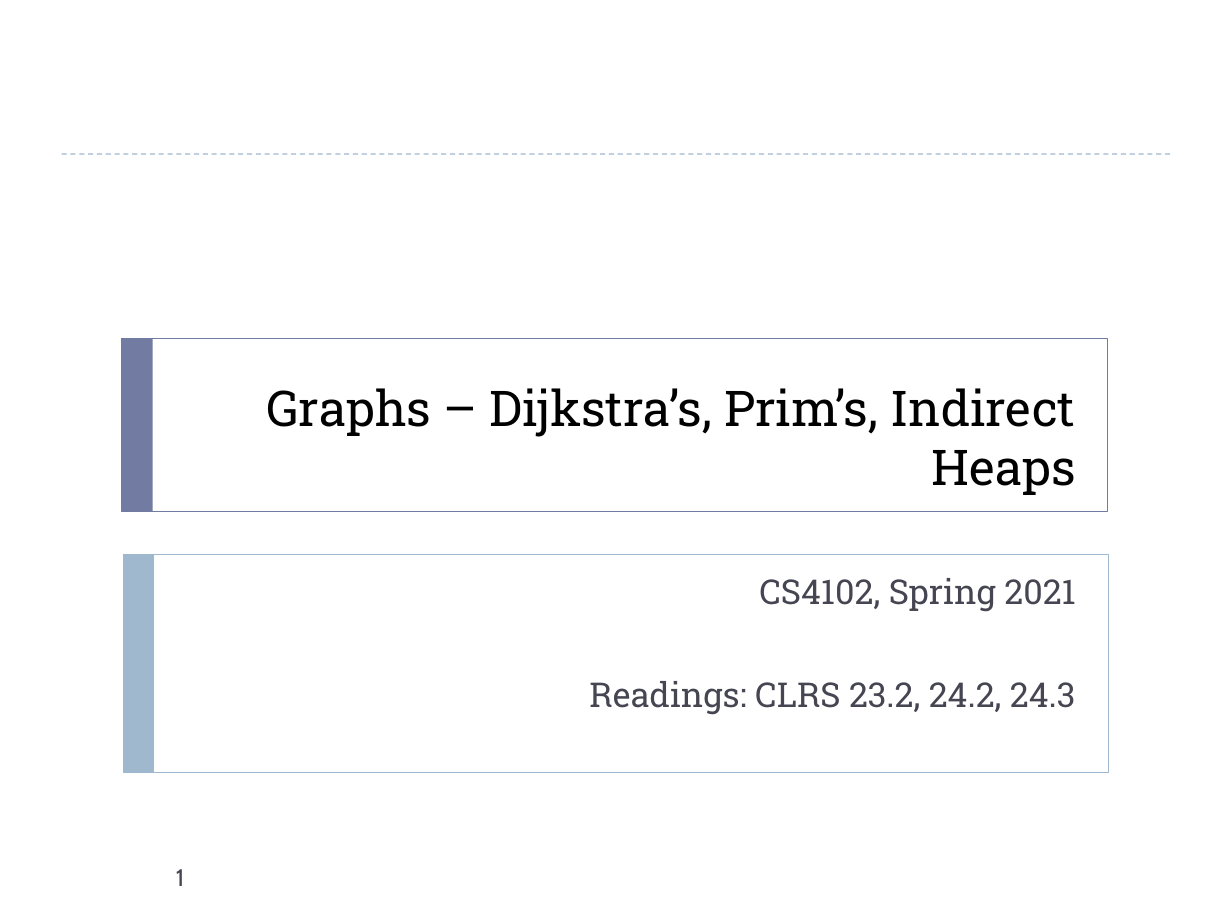
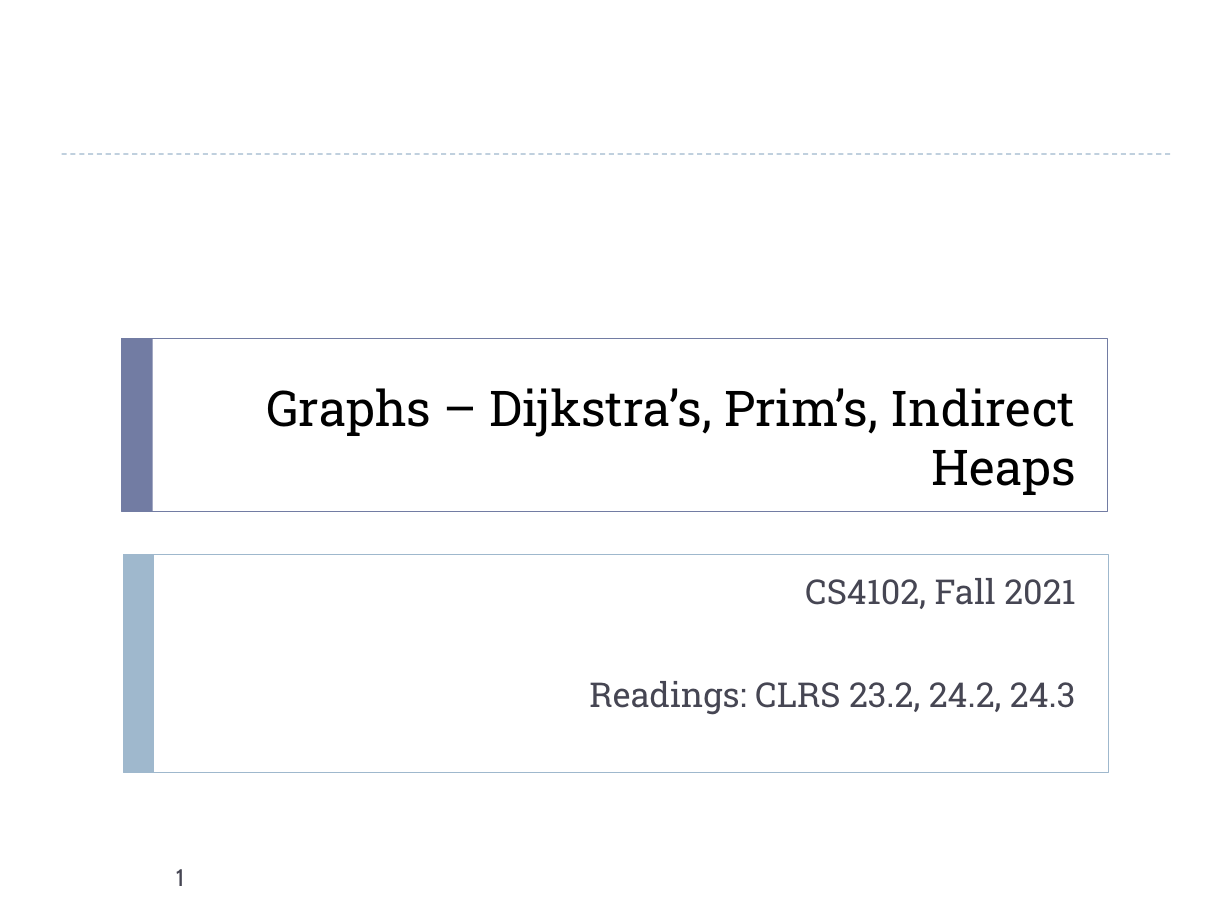
Before and after one commit to uva-cs/cs4102-f21, a slide deck: slide 1 of slides/dijkstraAndPrim.pptx. Drawn at 1232x924 pixels with LibreOffice and Linux fonts; fonts in the diff are those of the drawing. Boxes give left, top, right and bottom in pixels: in the first picture for what was removed or moved away, otherwise in the second. Text is boxed around its words. In the diff, an @@ line names an element or a change of style, - is before the commit and + after.

```diff
--- a/slides/dijkstraAndPrim.pptx
+++ b/slides/dijkstraAndPrim.pptx
@@ subtitle at [805, 578, 1075, 609]: text changed @@
-CS4102, Spring 2021
+CS4102, Fall 2021
```
Also in this commit, not shown: 2 other files.
